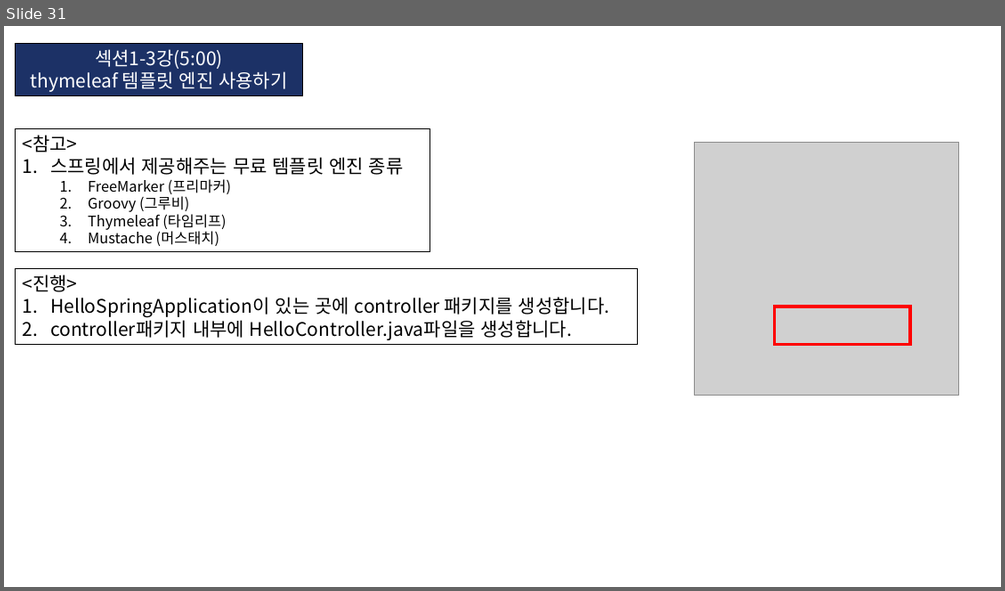
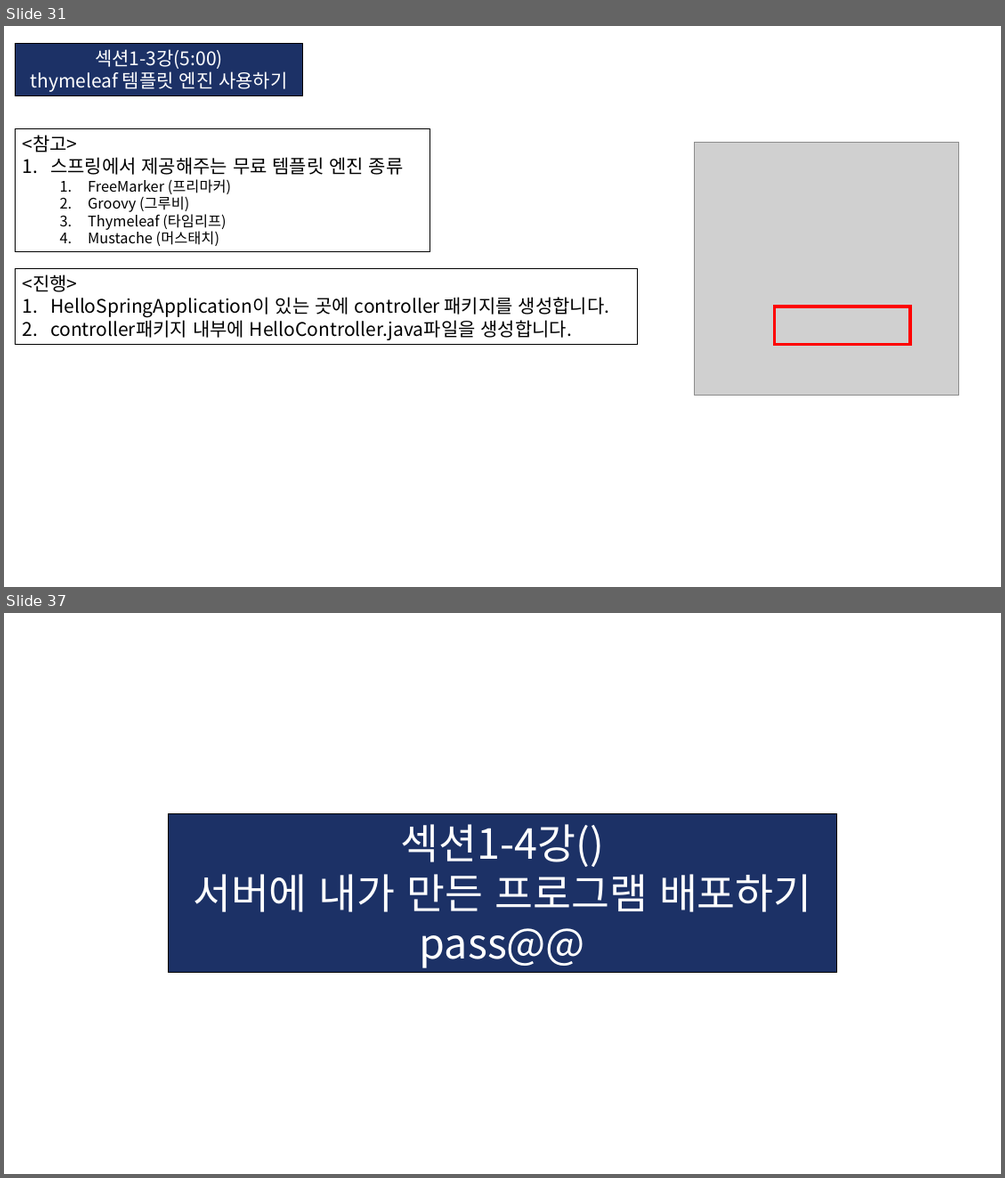
Before and after one commit to KIM-BEOMSOO/study, a slide deck: 00.공부 정리(최종)/12.Spring-Boot/03.인프런_김영한_스프링 입문/01.인프런_깅영한_Spring-Boot.pptx. Shown one above the other, each under a label of ours: slide 31 before the commit, slides 31 and 37 after it; the slides between them are not shown. The pictures are 1005x591 and 1005x1178 pixels, drawn with LibreOffice and Linux fonts; fonts in the diff are those of the drawing; grey boxes stand for pictures. Boxes give left, top, right and bottom in pixels: in the first picture for what was removed or moved away, otherwise in the second. Text is boxed around its words. In the diff, an @@ line names an element or a change of style, - is before the commit and + after.

```diff
--- a/00.공부 정리(최종)/12.Spring-Boot/03.인프런_김영한_스프링 입문/01.인프런_깅영한_Spring-Boot.pptx
+++ b/00.공부 정리(최종)/12.Spring-Boot/03.인프런_김영한_스프링 입문/01.인프런_깅영한_Spring-Boot.pptx
@@ slide 37 added at (x1=4, y1=613, x2=1001, y2=1174), background #FFFFFF @@
@@ rectangle added at (x1=169, y1=814, x2=836, y2=973), fill #1C3166, outline #000000 0.75 pt, 40 pt, text #FFFFFF @@
+섹션1-4강()
+서버에 내가 만든 프로그램 배포하기
+pass@@
```
Also in this commit, not shown: 2 slides changed, 22 other slides added.
